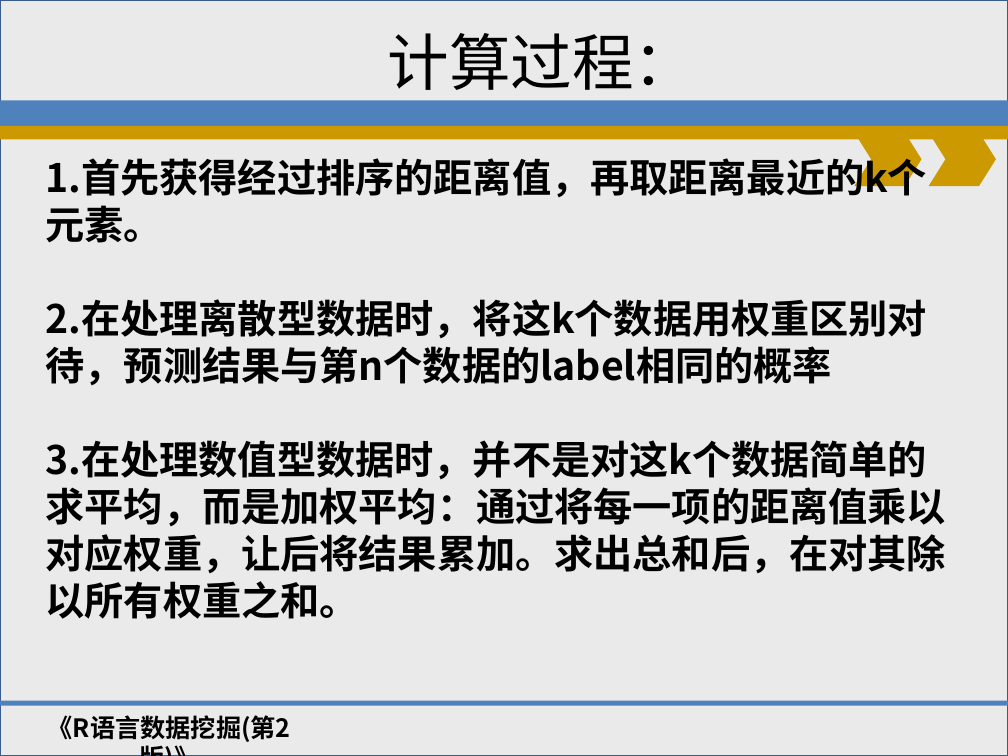
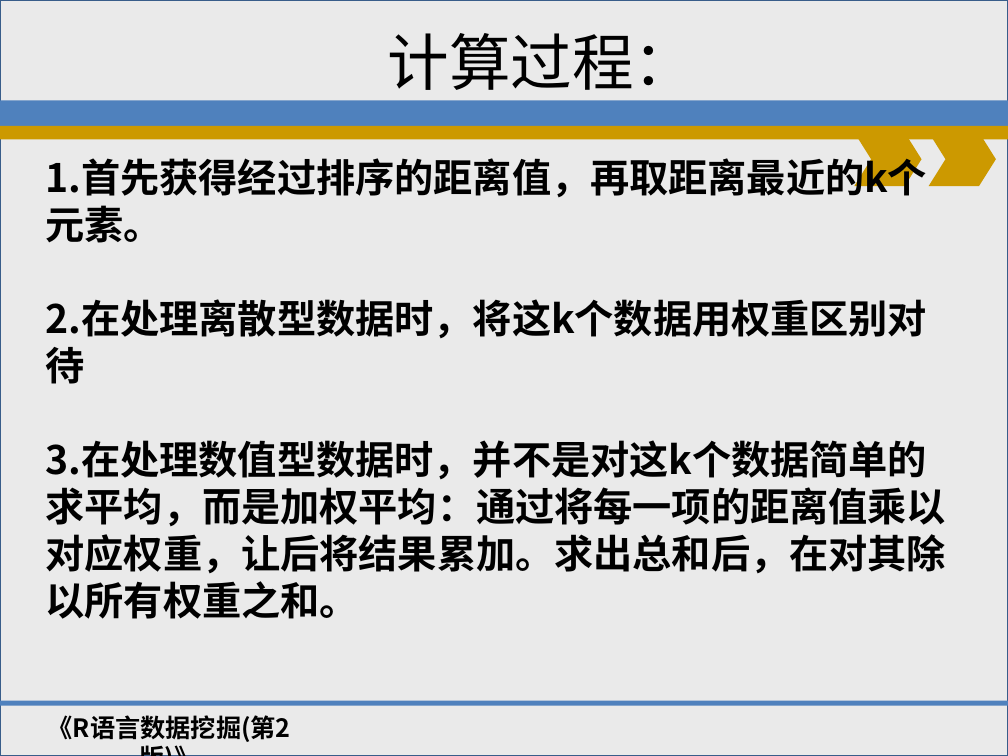
Before and after one commit to shfkuang/shfkuang.github.io, a slide deck: slide 9 of dm2019/dmch42.ppt. Drawn at 1008x756 pixels with LibreOffice and Linux fonts; fonts in the diff are those of the drawing; background and template pictures are left out. Boxes give left, top, right and bottom in pixels: in the first picture for what was removed or moved away, otherwise in the second. Text is boxed around its words. In the diff, an @@ line names an element or a change of style, - is before the commit and + after.

```diff
--- a/dm2019/dmch42.ppt
+++ b/dm2019/dmch42.ppt
@@ text at box(46, 299, 928, 338): text changed @@
-2.在处理离散型数据时，将这k个数据用权重区别对待，预测结果与第n个数据的label相同的概率
+2.在处理离散型数据时，将这k个数据用权重区别对待
```
Also in this commit, not shown: 2 other slides changed, 7 other files.
